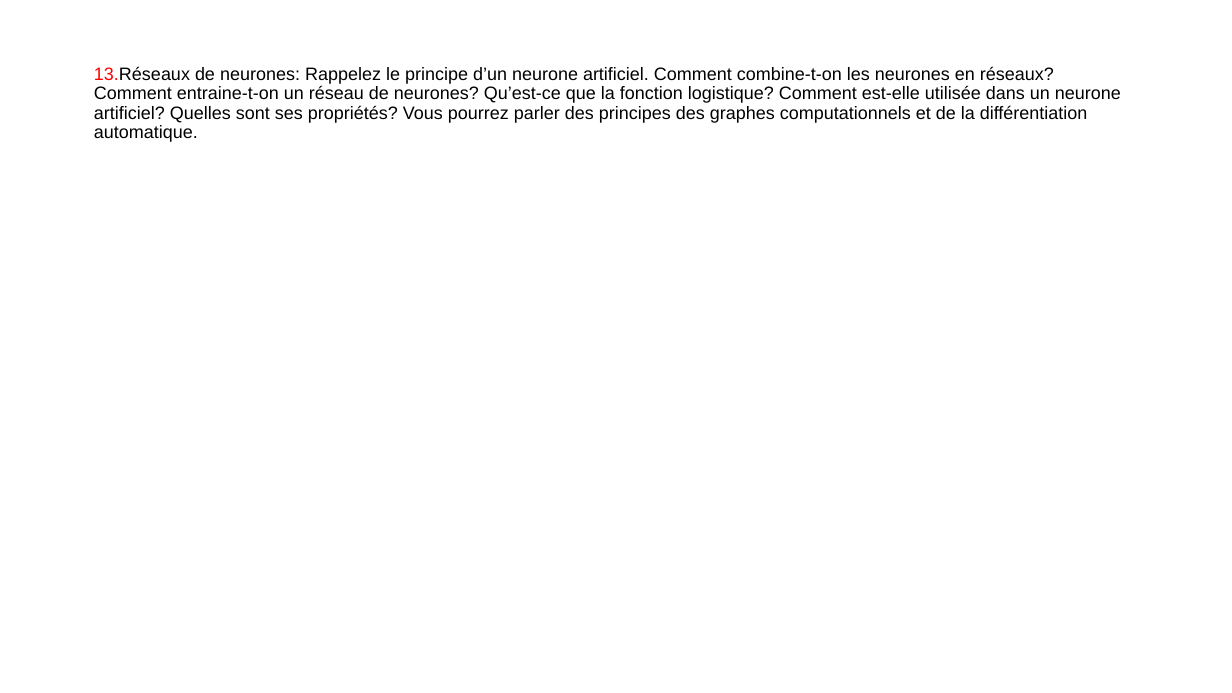
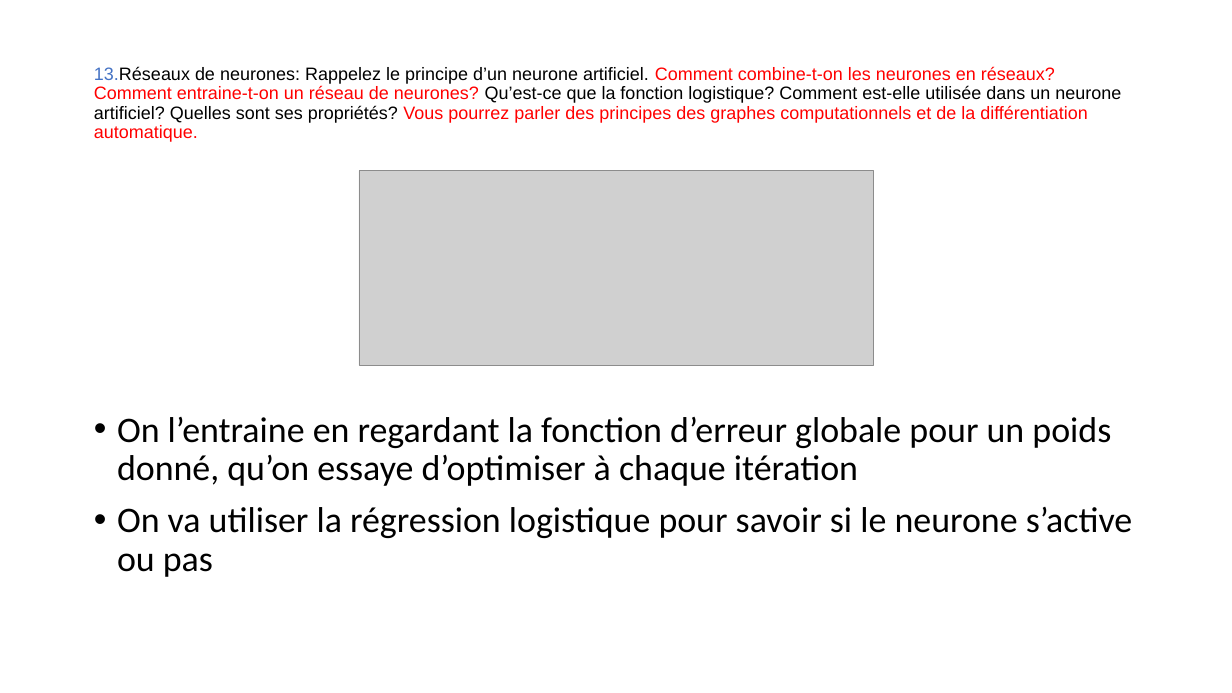
Before and after one commit to Joao-Quinta/Uni3eme, a slide deck: slide 65 of intelligenceArtificielle/Intelligence_artificielle_exam.pptx (slide 60 before the commit). Drawn at 1232x693 pixels with LibreOffice and Linux fonts; fonts in the diff are those of the drawing; grey boxes stand for pictures. Boxes give left, top, right and bottom in pixels: in the first picture for what was removed or moved away, otherwise in the second. Text is boxed around its words. In the diff, an @@ line names an element or a change of style, - is before the commit and + after.

```diff
--- a/intelligenceArtificielle/Intelligence_artificielle_exam.pptx
+++ b/intelligenceArtificielle/Intelligence_artificielle_exam.pptx
@@ title "13.Réseaux de neurones: Rappelez le ..." at (x1=94, y1=66, x2=1121, y2=142): text colour #FF0000 to #4472C4 in "13.Réseaux"; text colour #000000 to #FF0000 in "Comment combine-t-on les neurones en réseaux? Comment ..." @@
@@ picture added at (x1=359, y1=171, x2=872, y2=365) @@
@@ text added at (x1=117, y1=417, x2=1132, y2=577), 28 pt, text #000000 @@
+• On l’entraine en regardant la fonction d’erreur globale pour un poids donné, qu’on essaye d’optimiser à chaque itération
+• On va utiliser la régression logistique pour savoir si le neurone s’active ou pas
```
Also in this commit, not shown: 2 other slides changed, 6 slides added.
